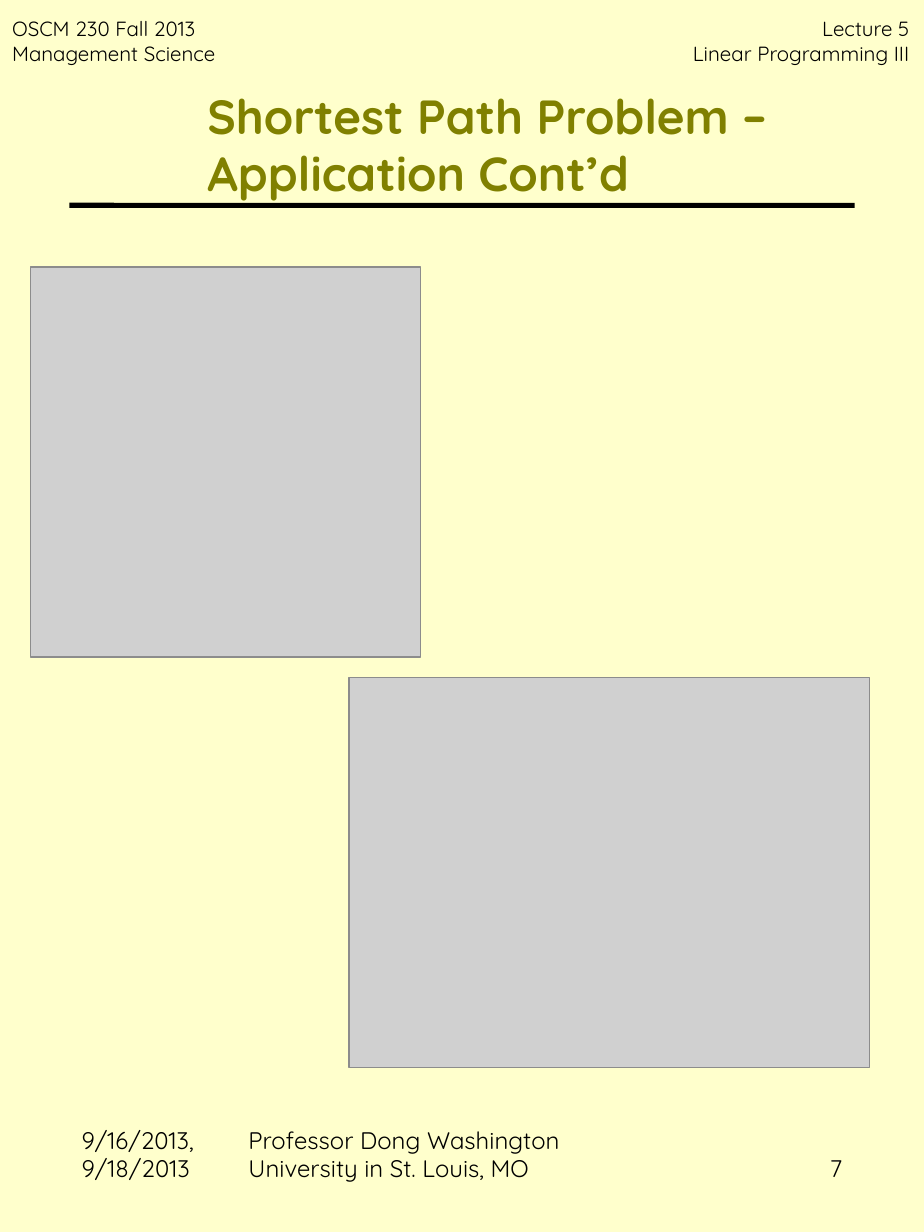
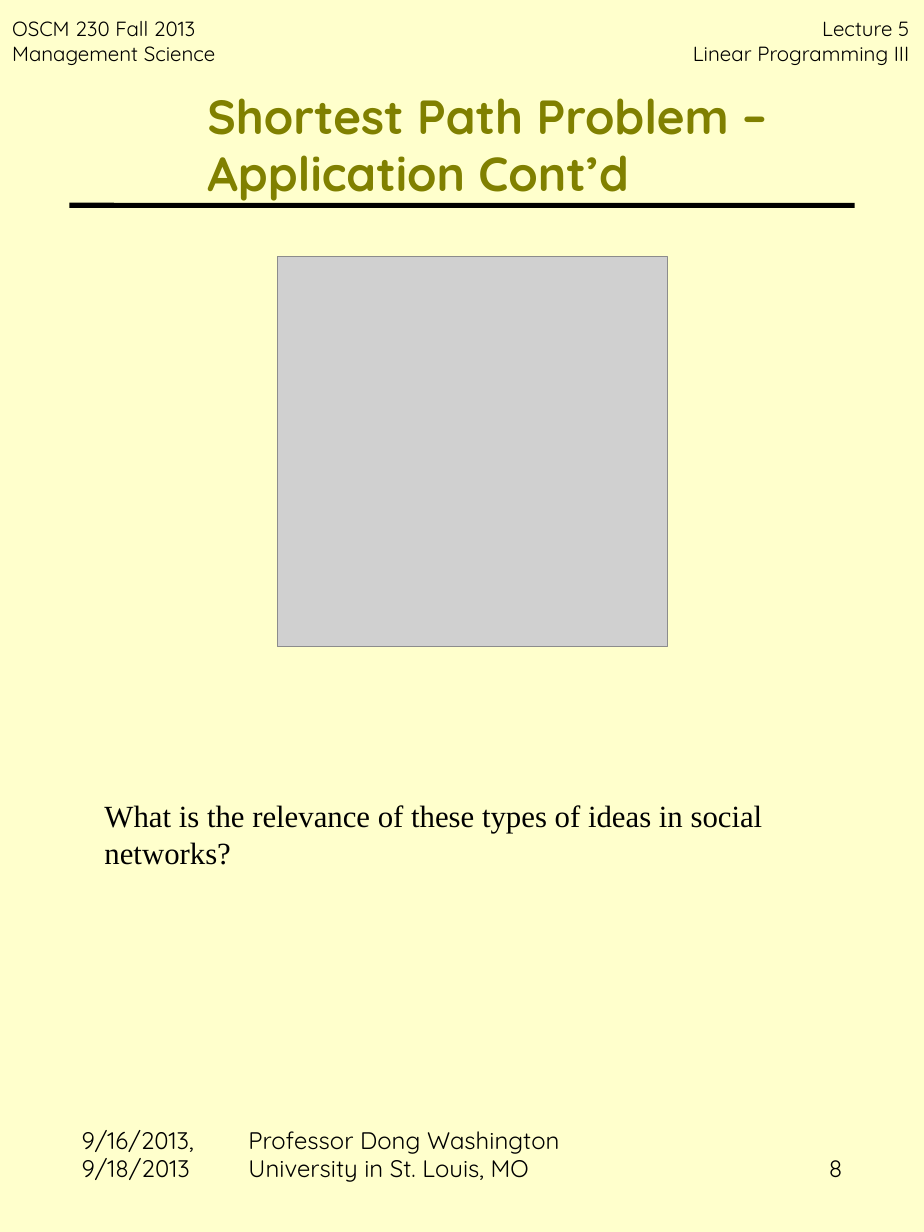
Before and after one commit to jbf232/OSCM230, a slide deck: slide 8 of Fall 2015/Lectures/Lecture 3 Formulations/Lecture 3 Formulations.pptx (slide 7 before the commit). Drawn at 924x1232 pixels with LibreOffice and Linux fonts; fonts in the diff are those of the drawing; grey boxes stand for pictures; background and template pictures are left out. Boxes give left, top, right and bottom in pixels: in the first picture for what was removed or moved away, otherwise in the second. Text is boxed around its words. In the diff, an @@ line names an element or a change of style, - is before the commit and + after.

```diff
--- a/Fall 2015/Lectures/Lecture 3 Formulations/Lecture 3 Formulations.pptx
+++ b/Fall 2015/Lectures/Lecture 3 Formulations/Lecture 3 Formulations.pptx
@@ picture: place and size @@
-picture at (31, 267, 421, 658)
+picture at (277, 256, 668, 647)
@@ picture removed at (349, 678, 869, 1068) @@
@@ text added at (104, 805, 763, 865), 18 pt, text #000000 @@
+What is the relevance of these types of ideas in social networks?
@@ page number at (829, 1160, 843, 1178): text changed @@
-7
+8
```
Also in this commit, not shown: 1 slide added, 50 other files.
